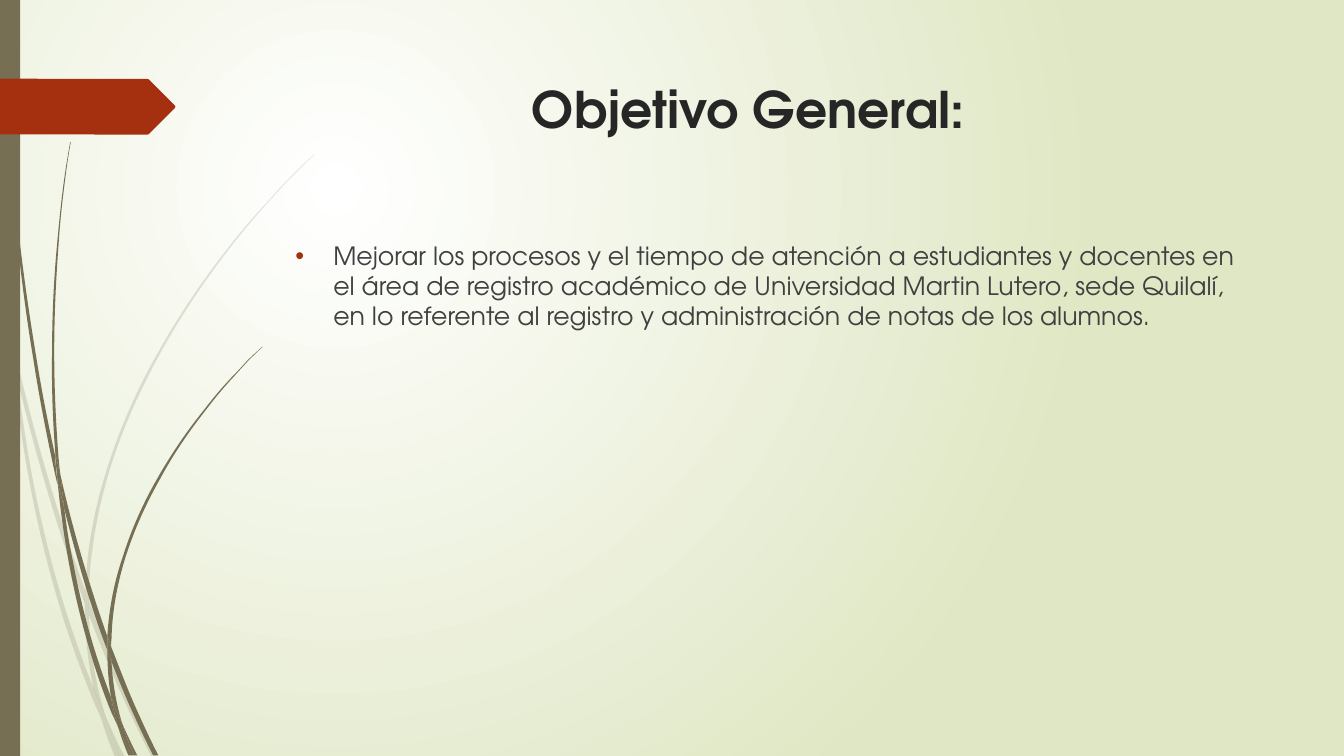
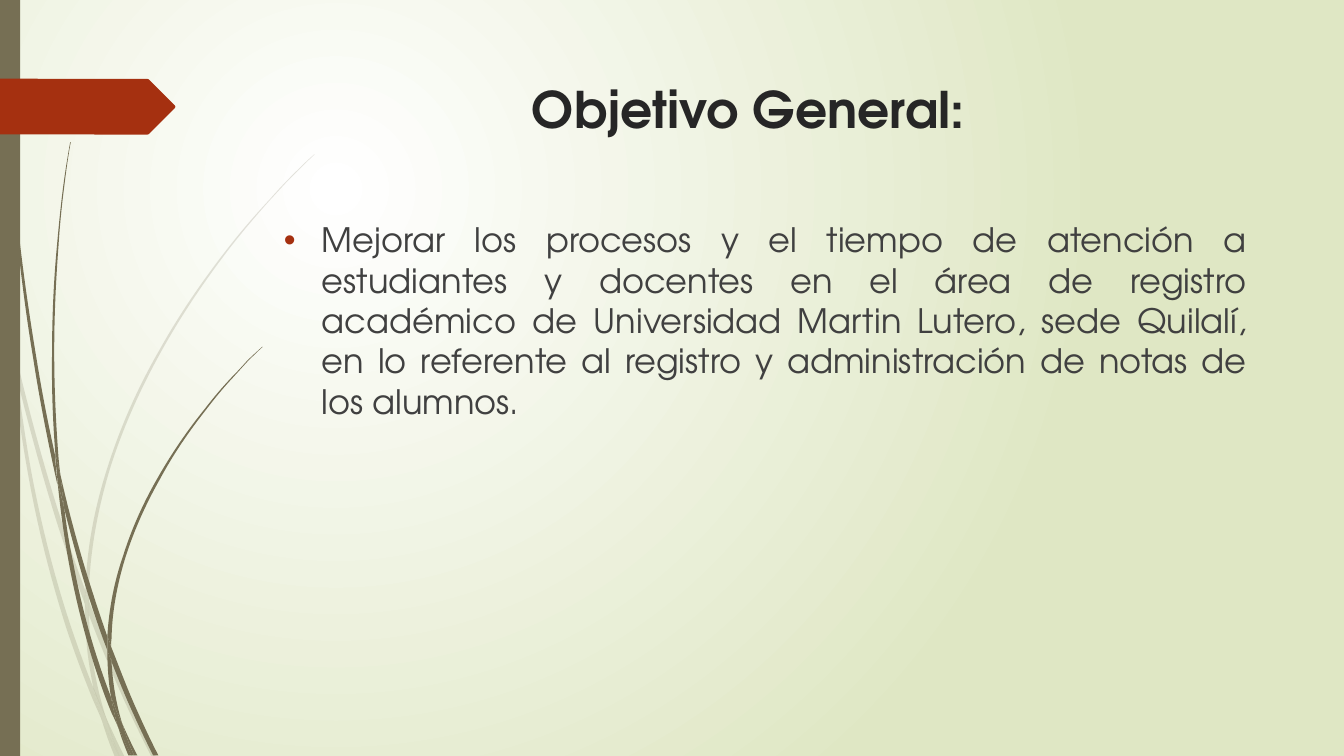
Before and after one commit to francha23/sistema-de-notas, a slide deck: slide 4 of Presentacion/El principio de la sabiduría es el temor.pptx. Drawn at 1344x756 pixels with LibreOffice and Linux fonts; fonts in the diff are those of the drawing. Boxes give left, top, right and bottom in pixels: in the first picture for what was removed or moved away, otherwise in the second. Text is boxed around its words. In the diff, an @@ line names an element or a change of style, - is before the commit and + after.

```diff
--- a/Presentacion/El principio de la sabiduría es el temor.pptx
+++ b/Presentacion/El principio de la sabiduría es el temor.pptx
@@ text "Mejorar los procesos y el ...": place and size @@
-text "Mejorar los procesos y el ..." at [333, 246, 1234, 331]
+text "Mejorar los procesos y el ..." at [322, 226, 1247, 415]
@@ text "Mejorar los procesos y el ..." at [322, 226, 1247, 415]: size 18 to 24 pt; alignment left to justified @@
```
Also in this commit, not shown: 9 other slides changed, 2 slides added, 41 slides removed.
